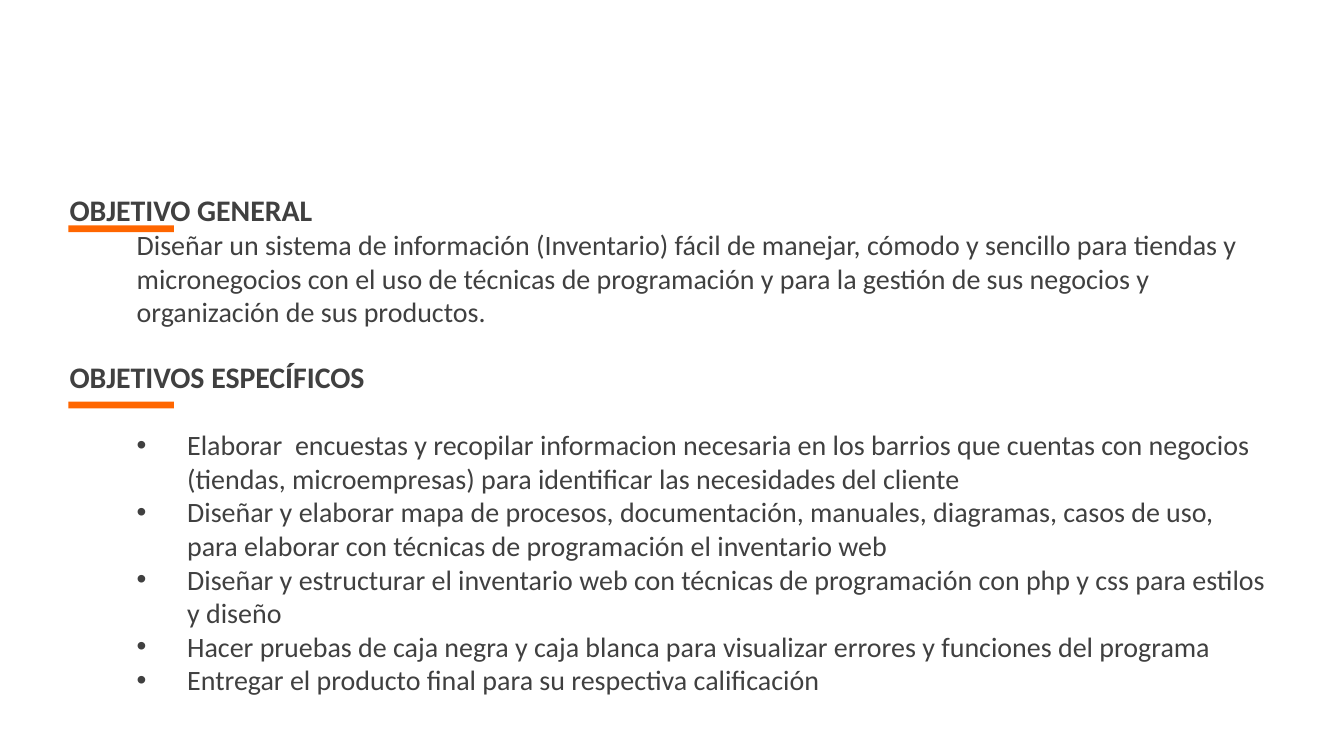
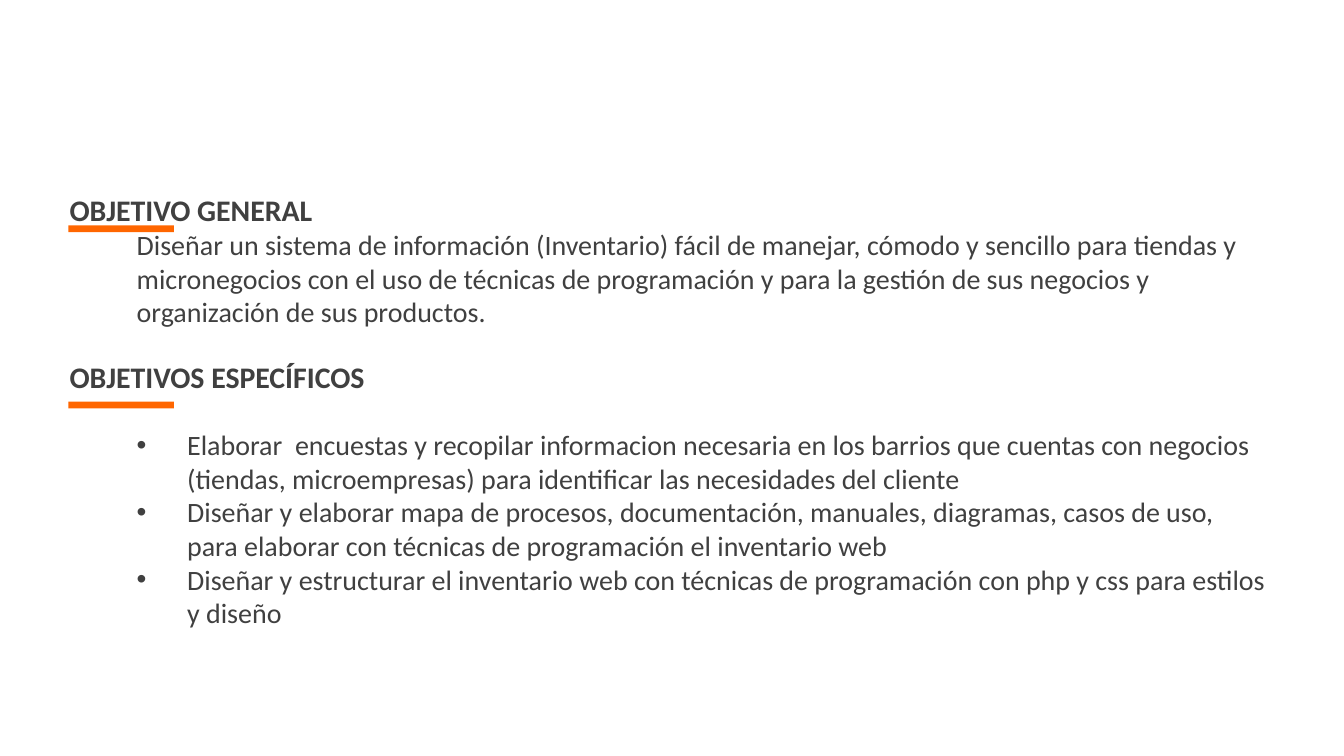
Before and after one commit to juanpa2723/INVENTARIO, a slide deck: slide 7 of Documentacion/1er_Trim/Sustentacion proyecto inventario.pptx. Drawn at 1344x756 pixels with LibreOffice and Linux fonts; fonts in the diff are those of the drawing; background and template pictures are left out. Boxes give left, top, right and bottom in pixels: in the first picture for what was removed or moved away, otherwise in the second. Text is boxed around its words. In the diff, an @@ line names an element or a change of style, - is before the commit and + after.

```diff
--- a/Documentacion/1er_Trim/Sustentacion proyecto inventario.pptx
+++ b/Documentacion/1er_Trim/Sustentacion proyecto inventario.pptx
@@ text at (187,637,1209,695): paragraphs removed @@
-  • Hacer pruebas de caja negra y caja blanca para visualizar errores y funciones del programa
-  • Entregar el producto final para su respectiva calificación
```
